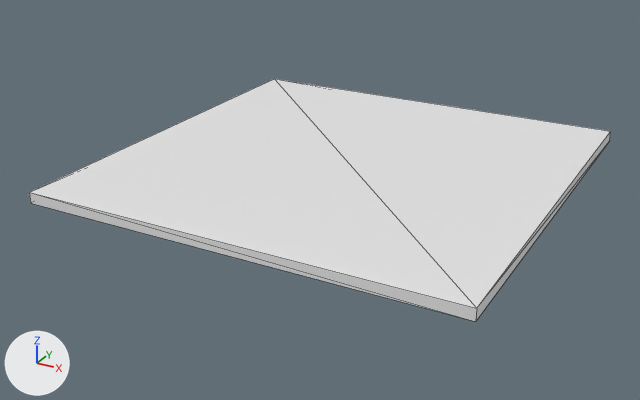
Renders of the COLLADA model Assets/Models/Stage/Ground/grass_piece.dae from each side of a commit.
The view is the same before and after, from a camera (50 mm lens) standing at (1.58, -8.86, 3.03) and looking at (-2.09, -2.18, -0.31). The lights are fixed; the arrows at lower left show +X, +Y and +Z. Mesh edges are drawn as thin lines. Where no turn or scale is listed for an object, it has been applied to the vertices.

Objects in the first picture: 'grass_piece.Merged'.
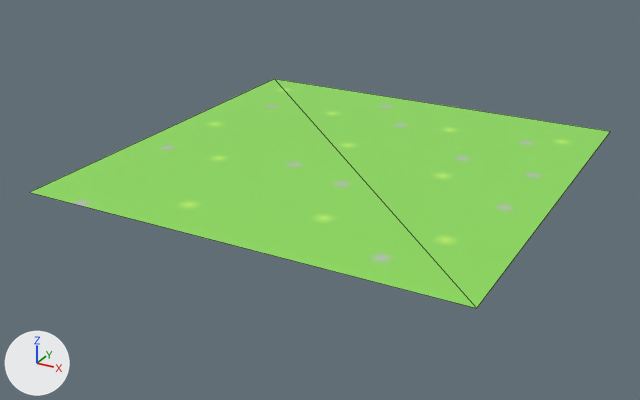
Where the change shows, as pixel boxes (x1, y1, x2, y2) in the pictures (640 x 400 px):
'grass_piece.Merged', reshaped: before (29, 79, 611, 322); after (29, 79, 611, 308)
part 1 of me_plane_tex, cut back: before (29, 132, 611, 322)
part 2 of me_plane_tex, recoloured (white to green): (29, 79, 611, 308) in both

Diff of the bpy script that builds the scene:
```diff
--- a/Assets/Models/Stage/Ground/grass_piece.dae.py
+++ b/Assets/Models/Stage/Ground/grass_piece.dae.py
@@ img_grass_piece_texture0_png @@
+img_grass_piece_texture0_png = load_image('grass_piece_texture0.png', 'grass_piece_texture0.png', 44, 44, 'sRGB')
@@ mat_lambert0_002 @@
+mat_lambert0_002 = principled_material('lambert0.002')
+mat_lambert0_002.texture = img_grass_piece_texture0_png
@@ me_plane_tex @@
 # used by ob_grass_piece_merged; location = (-1.95, -1.95, 0.0)
-me_plane_tex.from_pydata(...)  # 8 vertices, 12 faces; spans x -2.0..2.0, y -2.0..2.0, z -0.05..0.05
+me_plane_tex.from_pydata(...)  # 4 vertices, 2 faces; spans x -2.0..2.0, y -2.0..2.0, z 0.05
+# me_plane_tex part 1
+# 4 vertices are removed from x -2.0..2.0, y -2.0..2.0, z -0.05
+# 12 faces are deleted
+# 2 new faces join them
+# me_plane_tex part 2: 2 faces spanning x -2.0..2.0, y -2.0..2.0, z 0.05 switch from no material to mat_lambert0_002 (picture img_grass_piece_texture0_png)
```
